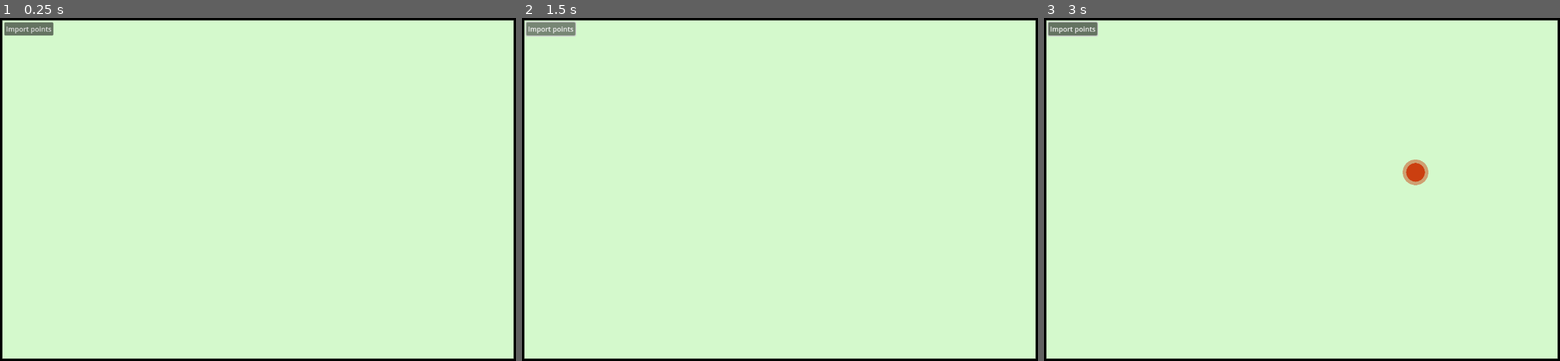
Above: before the commit, frames 1-3 (left to right).
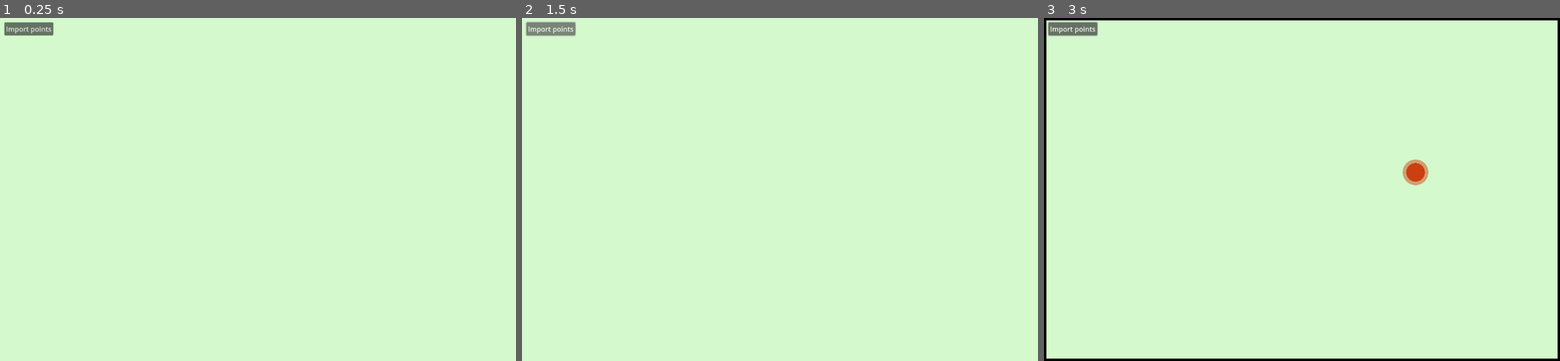
Above: after the commit, the same moments.

Repository: riorio805/geokom
Game: Godot game, scene res://fredo's playground/fredo.tscn
The game is run twice, just before and just after one commit, with the same random seed, the same clock (stepped at 60 frames per second) and the same inputs. This scene is started directly instead of the project's main scene.
Inputs (mouse positions are in pixels of both pictures, inside the frame that each line leads up to):
- Up to frame 1 (0.25 s): no input
- Up to frame 2 (1.5 s): click "Import points" at 0.5 s; click "Import points" at 1.25 s
- Up to frame 3 (3 s): click "Import points" at 2 s; tap Enter at 2.75 s; move the mouse to (1415, 172) at 2.77 s; click (1415, 172) at 2.92 s

The runs differ from the first frame. In frame 1, 2.5% of the frame differs, in the area x 0-100%, y 0-100%; in frame 2, 2.5%; in frame 3, nothing differs.

Commit message:
komentar

Diff:
--- a/fredo's playground/avl_tree.gd
+++ b/fredo's playground/avl_tree.gd
@@ -81,7 +81,7 @@
 
 	return node
 
-
+# Find intersections between two half line
 func get_half_line_intersection(p1: Vector2, p2: Vector2, theta1: float, theta2: float):
 	var d1 = Vector2(cos(theta1), -sin(theta1))
 	var d2 = Vector2(cos(theta2), -sin(theta2))
@@ -113,37 +113,27 @@
 		print(str(p1) + " (" + str(int(theta1*180/PI)) + ") tidak berhimpit dengan " + str(p2) + " (" + str(int(theta2*180/PI)) + ")")
 		return null
 
-# update edge tepat di kanan arc & cek circle event
+# Membuat edge baru yang muncul akibat circle event
 func _make_new_edge(node: AVLNode, start_point:Vector2, directrix_y) -> void:
 
+	# menentukan starting point & direction
 	node.right_edge_start = start_point
-	#add_circle.emit(node.right_edge_start, 10)
 	var teta = vector2_to_direction(node.arc_focus, node.next.arc_focus)
 	node.right_edge_direction = teta + PI/2
 
-	assert(node.right_edge_start.x != INF)
-	assert(node.right_edge_start.y != INF)
 	if node.prev != null:
-		assert(node.prev.right_edge_start.x != INF)
-		assert(node.prev.right_edge_start.y != INF)
+
 		# cek intersection left
 		var voronoi_vertex = get_half_line_intersection(node.prev.right_edge_start, node.right_edge_start, node.prev.right_edge_direction, node.right_edge_direction)
 		if voronoi_vertex != null:
 			add_circle_event.emit(voronoi_vertex.y + voronoi_vertex.distance_to(node.arc_focus), node, voronoi_vertex)
-			#add_circle.emit(voronoi_vertex, 10)
-			#node.next.ends_in_directrix = voronoi_vertex.y
-			#add_circle.emit(voronoi_vertex, 10)
-			#add_circle.emit(voronoi_vertex, voronoi_vertex.distance_to(node.arc_focus))
-
 
 	if node.next.next != null:
+
 		# cek intersection right
 		var voronoi_vertex = get_half_line_intersection(node.right_edge_start, node.next.right_edge_start, node.right_edge_direction, node.next.right_edge_direction)
 		if voronoi_vertex != null:
 			add_circle_event.emit(voronoi_vertex.y + voronoi_vertex.distance_to(node.next.arc_focus), node.next, voronoi_vertex)
-			#add_circle.emit(voronoi_vertex, 8)
-			#add_circle.emit(voronoi_vertex, 10)
-			#add_circle.emit(voronoi_vertex, voronoi_vertex.distance_to(node.arc_focus))
 
 # memeriksa edge kiri & kanan apakah berhimpit dengan sampingnya
 func _check_circle_event_on_newly_inserted_arc(node: AVLNode, directrix_y) -> void:
@@ -151,35 +141,26 @@
 
 	# check perpotongan antara edge tepat kiri dengan tepat kanan
 	if node.prev != null and node.next != null:
-		# check edge intersection with prev
 		var voronoi_vertex = get_half_line_intersection(node.prev.right_edge_start, node.right_edge_start, node.prev.right_edge_direction, node.right_edge_direction)
 		if voronoi_vertex != null:
 			add_circle_event.emit(voronoi_vertex.y + voronoi_vertex.distance_to(node.arc_focus), node, voronoi_vertex)
-			#node.next.ends_in_directrix = voronoi_vertex.y
-			#add_circle.emit(voronoi_vertex, 10)
-			#add_circle.emit(voronoi_vertex, voronoi_vertex.distance_to(node.arc_focus))
 
 	# check edge tepat kiri dengan kirinya lagi
 	if node.prev != null && node.prev.prev != null:
-		# check edge intersection with prev
 		var voronoi_vertex = get_half_line_intersection(node.prev.prev.right_edge_start, node.prev.right_edge_start, node.prev.prev.right_edge_direction, node.prev.right_edge_direction)
 		if voronoi_vertex != null:
 			add_circle_event.emit(voronoi_vertex.y + voronoi_vertex.distance_to(node.prev.arc_focus), node.prev, voronoi_vertex)
-			#node.next.ends_in_directrix = voronoi_vertex.y
-			#add_circle.emit(voronoi_vertex, 10)
-			#add_circle.emit(voronoi_vertex, voronoi_vertex.distance_to(node.arc_focus))
 
 	# check edge tepat kanan dengan kanannya lagi
 	if node.next != null && node.next.next != null:
-		# check edge intersection with next
 		var voronoi_vertex = get_half_line_intersection(node.right_edge_start, node.next.right_edge_start, node.right_edge_direction, node.next.right_edge_direction)
 		if voronoi_vertex != null:
 			add_circle_event.emit(voronoi_vertex.y + voronoi_vertex.distance_to(node.next.arc_focus), node.next, voronoi_vertex)
-			#node.prev.ends_in_directrix = voronoi_vertex.y
-			#add_circle.emit(voronoi_vertex, 10)
-			#add_circle.emit(voronoi_vertex, voronoi_vertex.distance_to(node.arc_focus))
-
+
+# insert node pada avl tree di paling kiri/kanan
 func _insert_di_paling(node: AVLNode, data: Vector2, directrix_y, is_paling_kiri: bool) -> AVLNode:
+
+	# handle node null
 	if node == null:
 		var new_node = AVLNode.new(data)
 		return new_node
@@ -188,6 +169,7 @@
 		# insert at left
 		node.left = _insert_di_paling(node.left, data, directrix_y, true)
 		node.left.parent = node
+
 	else:
 		# insert at right
 		node.right = _insert_di_paling(node.right, data, directrix_y, false)
@@ -195,10 +177,11 @@
 
 	return _balance(node)
 
-# Apabila menemukan site event
+# Handle site event
 func _site_event(node: AVLNode, data: Vector2, directrix_y) -> AVLNode:
+
+	# handle node null
 	if node == null:
-		#print("new node")
 		var new_node = AVLNode.new(data)
 		return new_node
 	assert(not node.is_deleted)
@@ -221,12 +204,7 @@
 		b.parent = node
 
 	else:
-		# TODO handle breakpoint at inf
-
-		# sef method
-
-
-		print("arc yang displit adalah " + str(node.arc_focus))
+		#print("arc yang displit adalah " + str(node.arc_focus))
 
 
 		if node.get_y(data.x, directrix_y)==INF or node.get_y(data.x, directrix_y)==-INF:
@@ -234,8 +212,7 @@
 			#or get(node.right_edge_start != null and node.right_edge_start.y == VoronoiFredo.MIN_Y) \
 			#or (node.prev != null and node.prev.right_edge_start.y == VoronoiFredo.MIN_Y):
 
-			# breakpointnya berada di atas boundary, cukup insert node di salah satu saja (kiri/kanan)
-			print("di atas")
+			# breakpointnya berada di INF cukup insert node di salah satu saja (kiri/kanan)
 
 			var old_arc = node.arc_focus
 			var new_arc = data
@@ -274,22 +251,16 @@
 						node.prev.right_edge_direction = teta+PI/2
 
 				_check_circle_event_on_newly_inserted_arc(node, directrix_y)
-				# Add edge to drawing
-				# add_edge.emit(node.right_edge_start, node.right_edge_start + Vector2(0, VoronoiFredo.MAX_Y))
 
 			else:
-
 				# Insert at left
 				node = insert_at_left(node, old_arc, directrix_y)
 				node.arc_focus = new_arc
 
-
 				# ada 2 node yg perlu diupdate edge-nya: node.prev & node
 
 				# Update edge kepunyaan node
-				print("woi2")
 				if node.next != null:
-					print("woi")
 					node.right_edge_start = batas_min_y(node.arc_focus, node.next.arc_focus)
 
 					var teta = vector2_to_direction(node.arc_focus, node.next.arc_focus)
@@ -310,14 +281,8 @@
 
 				_check_circle_event_on_newly_inserted_arc(node, directrix_y)
 
-				# Add edge to drawing
-				# add_edge.emit(node.prev.right_edge_start, node.prev.right_edge_start + Vector2(0, VoronoiFredo.MAX_Y))
-				# TODO: FIX KALAU 3 TITIK MEMBENTUK V DGN POSISI DI DEKAT BOUNDARY ATAS
-
 		else:
-			# insert at both
-
-
+			# split node into 2 & put new node in the middle
 			var arc_yg_di_split = node.arc_focus
 			var arc_yg_di_tengah = data
 
@@ -326,25 +291,22 @@
 			node = insert_at_left(node, arc_yg_di_split, directrix_y)
 
 			# change arc_focus in middle
-			# (tidak usah is_deleted=true karena node sudah merupakan copy dari node)
+			# (tidak perlu is_deleted=true karena node sudah merupakan copy dari node)
 			node.arc_focus = arc_yg_di_tengah
 
 			# update edge tepat kiri & tepat kanan
-			var start_tmp = batas_min_y(data, node.arc_focus) # TODO: HANDLE X NYA KALO MIRIP
+			#var start_tmp = batas_min_y(data, node.arc_focus) # TODO: HANDLE X NYA KALO MIRIP
 			var teta = vector2_to_direction(node.arc_focus, node.prev.arc_focus)
-
-			#assert(tan(teta+PI/2) != INF)
 			#var start = Vector2(data.x, start_tmp.y - (data.x - start_tmp.x) * tan(teta+PI/2))
 			#print(start, start_tmp, tan(teta+PI/2))
 
 			var start = Vector2(data.x, node.prev.get_y(data.x, directrix_y))
 
-			# tepat kiri
+			# update edge tepat kiri
 			node.prev.right_edge_start = start
 			node.prev.right_edge_direction = teta - PI/2
 
-			# tepat kanan
-			#var arah = Vector2(cos(node.prev.right_edge_direction), -sin(node.prev.right_edge_direction))
+			# update edge tepat kanan
 			node.right_edge_start = start
 			node.right_edge_direction = teta + PI/2
 
@@ -352,13 +314,10 @@
 
 	#debug()
 
-
 	return _balance(node)
 
+# mencari titik pada garis min_y yang memiliki jarak yang sama terhadap arc1 & arc2
 func batas_min_y(arc1:Vector2, arc2:Vector2):
-	# mencari titik pada garis min_y yang memiliki jarak yang sama terhadap arc1 & arc2
-	# assert(arc2.x>=arc1.x)
-
 	var MIN_Y = VoronoiFredo.MIN_Y
 
 	var mtk = -pow(arc1.y-MIN_Y, 2) + pow(arc1.x-arc2.x, 2) + pow(arc2.y-MIN_Y, 2)
@@ -366,37 +325,41 @@
 
 	return Vector2(arc1.x+mtk, MIN_Y)
 
+# convert vector2 into direction (in radians)
 func vector2_to_direction(from:Vector2, to:Vector2):
 	var teta = atan2(- from.y + to.y , from.x - to.x)
-	#var teta = atan2(- to.y + from.y , to.x - from.x)
 	return teta
 
+# insert node as successor
 func insert_at_right(node: AVLNode, arc_focus, directrix_y):
+
+	# insert node
 	node.right = _insert_di_paling(node.right, arc_focus, directrix_y, true)
 	node.right.parent = node
 
+	# update prev/next
 	var new_node_right = _get_min_value_node(node.right)
-
-	# update prev/next
 	new_node_right.prev = node
 	new_node_right.next = node.next
 	if node.next != null: node.next.prev = new_node_right
 	node.next = new_node_right
 
-
 	# update edge kanan kanan (kiri kiri tidak usah karena sudah otomatis)
 	node.next.right_edge_start = node.right_edge_start
 	node.next.right_edge_direction = node.right_edge_direction
 
 	return create_node_copy(node)
 
+# insert node as predecessor
 func insert_at_left(node: AVLNode, arc_focus, directrix_y):
+
+	# insert node
 	node.left = _insert_di_paling(node.left, arc_focus, directrix_y, false)
 	node.left.parent = node
 
+
+	# update prev/next
 	var new_node_left = _get_max_value_node(node.left)
-
-	# update prev/next
 	new_node_left.prev = node.prev
 	new_node_left.next = node
 	if node.prev != null: node.prev.next = new_node_left
@@ -404,6 +367,7 @@
 
 	return create_node_copy(node)
 
+# create a copy of node to detach from circle event pointer
 func create_node_copy(node: AVLNode):
 
 	assert(not node.is_deleted)
@@ -437,7 +401,7 @@
 	return new_node
 
 
-# Public insert function
+# Handle site event, this function is called by voronoi_fredo
 func site_event(data: Vector2, directrix_y) -> void:
 	root = _site_event(root, data, directrix_y)
 
@@ -486,6 +450,7 @@
 	if node == null: return ""
 	return _debug(node.left) + str(node.arc_focus) + str(node.right_edge_direction).substr(0, 4) + " " + _debug(node.right)
 
+# remove node (arc) when circle event
 func _remove_this_node(node:AVLNode, voronoi_vertex:Vector2):
 
 	assert(node.prev != null)
@@ -494,9 +459,9 @@
 	add_circle.emit(voronoi_vertex, 10)
 	add_circle.emit(voronoi_vertex, voronoi_vertex.distance_to(node.arc_focus))
 
-	#print("deleting arc", node.arc_focus)
 	if node.left == null:
 		# Node with only right child (or no child at all)
+
 		# update prev & next
 		var removed_node = node
 		removed_node.prev.next = removed_node.next
@@ -541,8 +506,6 @@
 		# tmp = node yang dipindahkan jadi root
 		var removed_node = node
 		var tmp := _get_min_value_node(node.right)
-
-
 		tmp.is_deleted = true
 
 		# detach from left/right from parent
@@ -558,7 +521,7 @@
 		if tmp.prev != null: tmp.prev.next = tmp.next
 		if tmp.next != null: tmp.next.prev = tmp.prev
 
-
+		# create copy & transfer edge information
 		node = create_node_copy(node)
 		node.arc_focus = tmp.arc_focus
 		node.right_edge_start = tmp.right_edge_start
@@ -568,13 +531,8 @@
 		add_edge.emit(removed_node.prev.right_edge_start, voronoi_vertex)
 		add_edge.emit(removed_node.right_edge_start, voronoi_vertex)
 
-
 		# create new edge
 		_make_new_edge(node.prev, voronoi_vertex, voronoi_vertex.y)
-
-
-
-	#removed_node.free()
 
 	return _balance(node) if node != null else null
 
@@ -591,7 +549,7 @@
 	return _get_max_value_node(node.right)
 
 
-func remove2(left_focus:Vector2, middle_node:AVLNode, right_focus:Vector2, priority, intersection_point:Vector2):
+func circle_event(left_focus:Vector2, middle_node:AVLNode, right_focus:Vector2, priority, intersection_point:Vector2):
 
 	if (not middle_node.is_deleted) \
 		and middle_node.prev.arc_focus == left_focus \
@@ -621,18 +579,12 @@
 
 func get_left_breakpoint(node:AVLNode, directrix_y):
 	if node.prev != null:
-		#var i = _get_breakpoint(node.arc_focus, node.prev.arc_focus, directrix_y, true)
-		#var j = _get_breakpoint(node.prev.arc_focus, node.arc_focus, directrix_y, true)
-		#
-		#var err_msg = str(_get_breakpoint(node.arc_focus, node.prev.arc_focus, directrix_y, true))\
-				#+ str(_get_breakpoint(node.arc_focus, node.prev.arc_focus, directrix_y, false))\
-				#+ str(_get_breakpoint(node.prev.arc_focus, node.arc_focus, directrix_y, true))\
-				#+ str(_get_breakpoint(node.prev.arc_focus, node.arc_focus, directrix_y, false))
-		#assert((i-j).length_squared() < 5, err_msg)
 		return _get_breakpoint(node.prev.arc_focus, node.arc_focus, directrix_y)
 	return Vector2(-INF, INF)
 
+# get breakpoint between 2 arc
 func _get_breakpoint(p1:Vector2, p2:Vector2, directrix_y):
+
 	#if abs(p1.y - p2.y) < EPS:
 	if p1.y == p2.y:
 		return Vector2((p1.x+p2.x)/2, VoronoiFredo.MIN_Y)
@@ -669,25 +621,17 @@
 		# Return leftmost intersection point for Fortune's algorithm
 		var x1 = (-b - sqrt(discriminant)) / (2.0 * a)
 		var x2 = (-b + sqrt(discriminant)) / (2.0 * a)
-		#print("pembagi1 ", pembagi1)
-		#print("pembagi2 ", pembagi2)
 
 		p1.y = -p1.y
 		p2.y = -p2.y
 		directrix_y = -directrix_y
 
-
-		#var ans_x = min(x1, x2) if take_min else max(x1, x2)
-		#var ans_x = (p1.x-p2.x)*(p1.y-directrix_y)/(p2.y-p1.y) + p1.x
 		if p1.y > p2.y: # p1 dibawah p2
 			ans_x = max(x1, x2)
 			pass
 		else:
 			ans_x = min(x1, x2)
 			pass
-		#var dydx = (ans_x - p1.x)/(p1.x-directrix_y)
-
-		#ans_x += dydx
 
 	var ans_y
 	if p1.y != directrix_y:
@@ -695,8 +639,4 @@
 	else:
 		ans_y = (pow(ans_x,2) - 2*p2.x*ans_x + p2.x*p2.x + p2.y*p2.y - directrix_y*directrix_y)/pembagi2
 
-	if ans_y < VoronoiFredo.MIN_Y:
-		# TODO
-		pass
-
 	return Vector2(ans_x, ans_y)
--- a/fredo's playground/voronoi_fredo.gd
+++ b/fredo's playground/voronoi_fredo.gd
@@ -8,21 +8,23 @@
 # format: [[Vector2 point, float radius], ...]
 var draw_sketch_edges = [] # untuk debug circle event
 
+# Draw settings
 const site_event_color = Color.DARK_RED
 const circle_event_color = Color.BLUE
 const voronoi_color = Color.BLACK
 const line_width = 10
 
+# Min heap for storing events
 var min_heap = MinHeap.new()
 
-
+# Bounding box size
+var bounding_box:Rect2 = Rect2()
 static var MIN_Y = -2000
 static var MAX_Y = 2500
 static var MIN_X = -2500
 static var MAX_X = 2000
 
-var bounding_box:Rect2 = Rect2()
-
+# Update bounding box
 func update_camera(bounds:Rect2):
 	bounding_box = bounds
 	MIN_X = bounding_box.position.x
@@ -36,10 +38,6 @@
 
 	# draw edges
 	for edge in draw_edges:
-		#edge[0].y = clamp(edge[0].y, -1000, 5000)
-		#edge[1].y = clamp(edge[1].y, -1000, 5000)
-
-		#draw_line(edge[0], edge[1], line_color, line_width, true)
 		draw_polyline(edge, voronoi_color, line_width, true)
 	for edge in draw_sketch_edges:
 		#edge[0].y = clamp(edge[0].y, -1000, 5000)
@@ -49,18 +47,21 @@
 		#draw_polyline(edge, circle_event_color, line_width, true)
 		pass
 
+
 	if len(draw_circles) > 0:
-		var best_circle = draw_circles[0]
+		var best_radius = 0
+		var circles = []
 		for c in draw_circles:
-			if c[1] > best_circle[1]:
-				best_circle = c
-		draw_circle(best_circle[0], best_circle[1], circle_event_color, false, line_width, true)
+			if c[1] >= best_radius:
+				best_radius = c[1]
+				circles = [c]
+			elif c[1] == best_radius:
+				circles.append(c)
+		for c in circles:
+			draw_circle(c[0], c[1], circle_event_color, false, line_width, true)
 
 	#for c in draw_circles:
-		#draw_circle(c[0], c[1], circle_event_color, false, line_width, true)
-
-
-	#print(draw_edges)
+		#draw_circle(c[0], c[1], circle_event_color, false, line_width/2, true)
 
 
 func _process(_delta) -> void:
@@ -116,11 +117,11 @@
 			# draw line
 			draw_sketch_edges.append([Vector2(MIN_X, heap_node.priority), Vector2(MAX_X, heap_node.priority)])
 			# add_edge(Vector2(0, heap_node.priority), Vector2(1500, heap_node.priority))
-			beachlines.remove2(heap_node.left_focus, heap_node.middle_node, heap_node.right_focus, heap_node.priority, heap_node.intersection_point)
+			beachlines.circle_event(heap_node.left_focus, heap_node.middle_node, heap_node.right_focus, heap_node.priority, heap_node.intersection_point)
 
 
 		#beachlines.debug()
-		beachlines.debug2(heap_node.priority)
+		#beachlines.debug2(heap_node.priority)
 
 	# min heap habis tapi heap masih sisa beachlines
 	var tmp = beachlines.root
@@ -139,7 +140,6 @@
 			add_edge(start, start + 10000 * Vector2(cos(dir), -sin(dir)))
 			tmp = tmp.next
 
-	#beachlines.free()
 	queue_redraw()
 	print("- - - - DONE - - - -")
 
--- a/main.gd
+++ b/main.gd
@@ -26,7 +26,7 @@
 	mouse_pos = camera.get_total_transform() * get_viewport().get_mouse_position()
 	_handle_mouse_input(delta)
 
-	if true:
+	if dots_node.consume_update():
 		if draw_node.has_method("update_camera"):
 			draw_node.update_camera(camera.get_camera_rect())
 		draw_node.update_with_points(dots_node.dot_nodes)
Not shown, added: test_points_sef.txt
